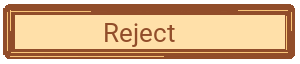
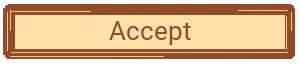
Layered file, before and after one edit (300x64). Changes by layer:
renamed "Reject" to "Accept", painted on it over [105, 21, 191, 47]
